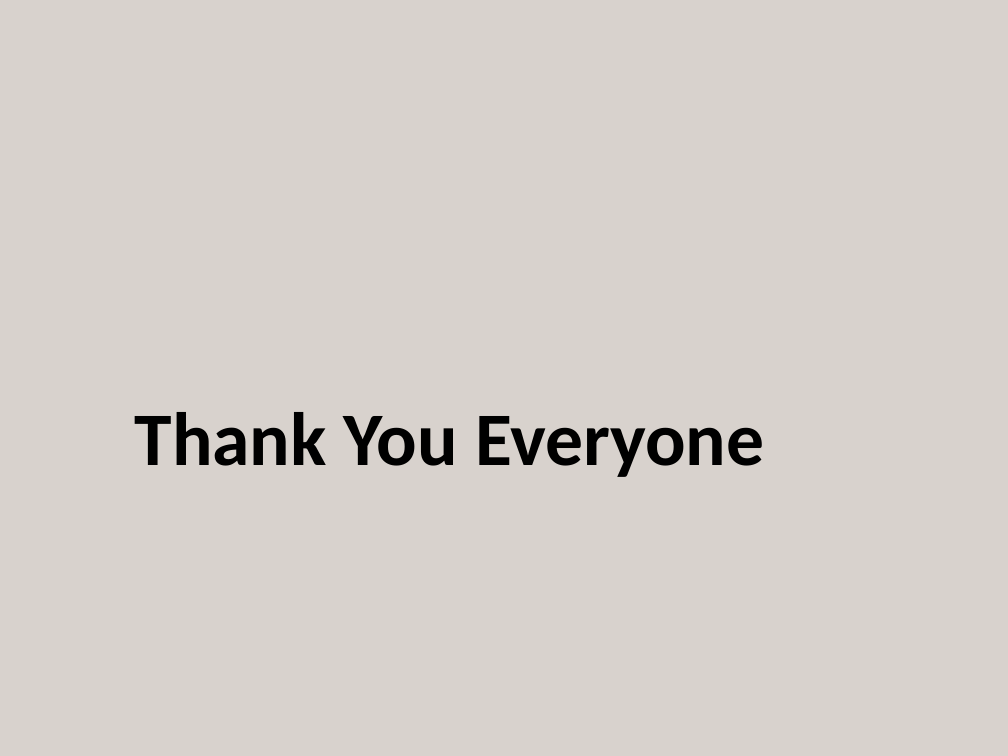
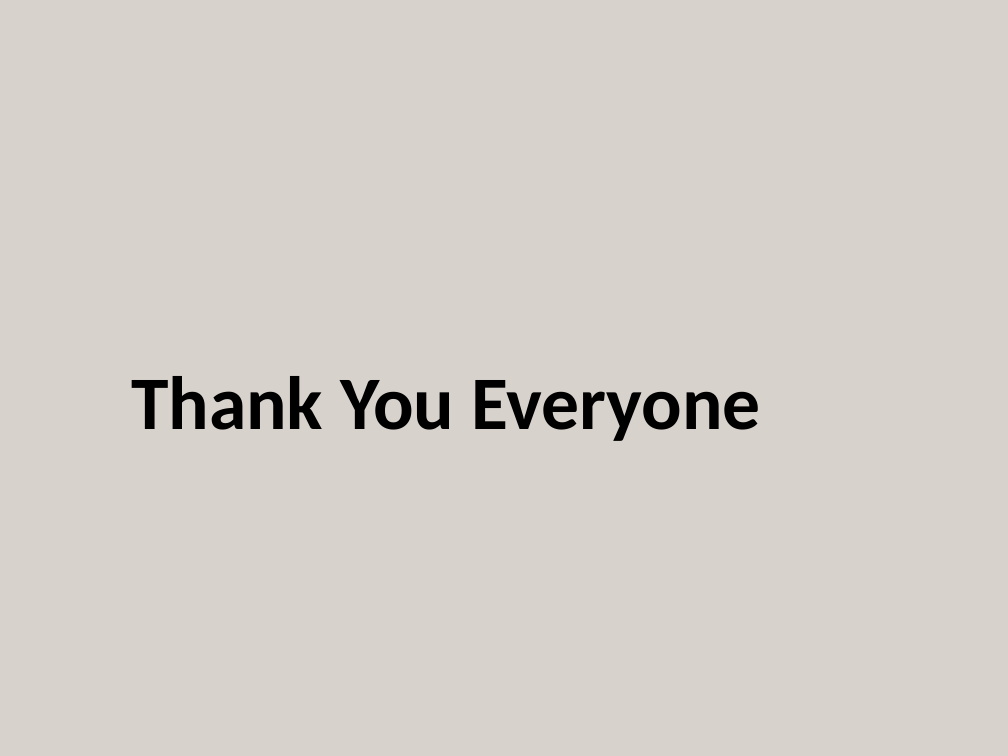
Before and after one commit to humairaaktershanti/instracore, a slide deck: slide 14 of InstaCore_Presentation_DiTech_Squad.pptx. Drawn at 1008x756 pixels with LibreOffice and Linux fonts; fonts in the diff are those of the drawing. Boxes give left, top, right and bottom in pixels: in the first picture for what was removed or moved away, otherwise in the second. Text is boxed around its words. In the diff, an @@ line names an element or a change of style, - is before the commit and + after.

```diff
--- a/InstaCore_Presentation_DiTech_Squad.pptx
+++ b/InstaCore_Presentation_DiTech_Squad.pptx
@@ text "Thank You Everyone": place and size @@
-text "Thank You Everyone" at bbox=[135, 412, 764, 477]
+text "Thank You Everyone" at bbox=[131, 376, 761, 441]
```
Also in this commit, not shown: 4 other slides changed, 4 other files.
